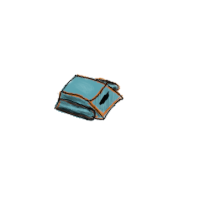
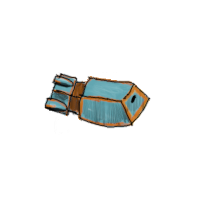
Comparing the layer stacks of the two 200 × 200 images. Changes:
renamed "cargo dorne l lines" to "cargo drone l lines", showed it, painted on it over left=44, top=72, right=151, bottom=134
added layer "cargo drone l shade" above "cargo drone l light" over left=44, top=80, right=146, bottom=127
added layer "cargo drone l light" (soft light) above "cargo drone l color" over left=45, top=76, right=145, bottom=128
added layer "cargo drone l color" above "cargo drone m lines" over left=44, top=73, right=151, bottom=129
hid "cargo drone m lines" over left=54, top=74, right=124, bottom=121
hid "cargo drone m shade" over left=55, top=79, right=121, bottom=122
hid "cargo drone m light" over left=58, top=79, right=118, bottom=121
hid "cargo drone m color" over left=54, top=73, right=124, bottom=121
